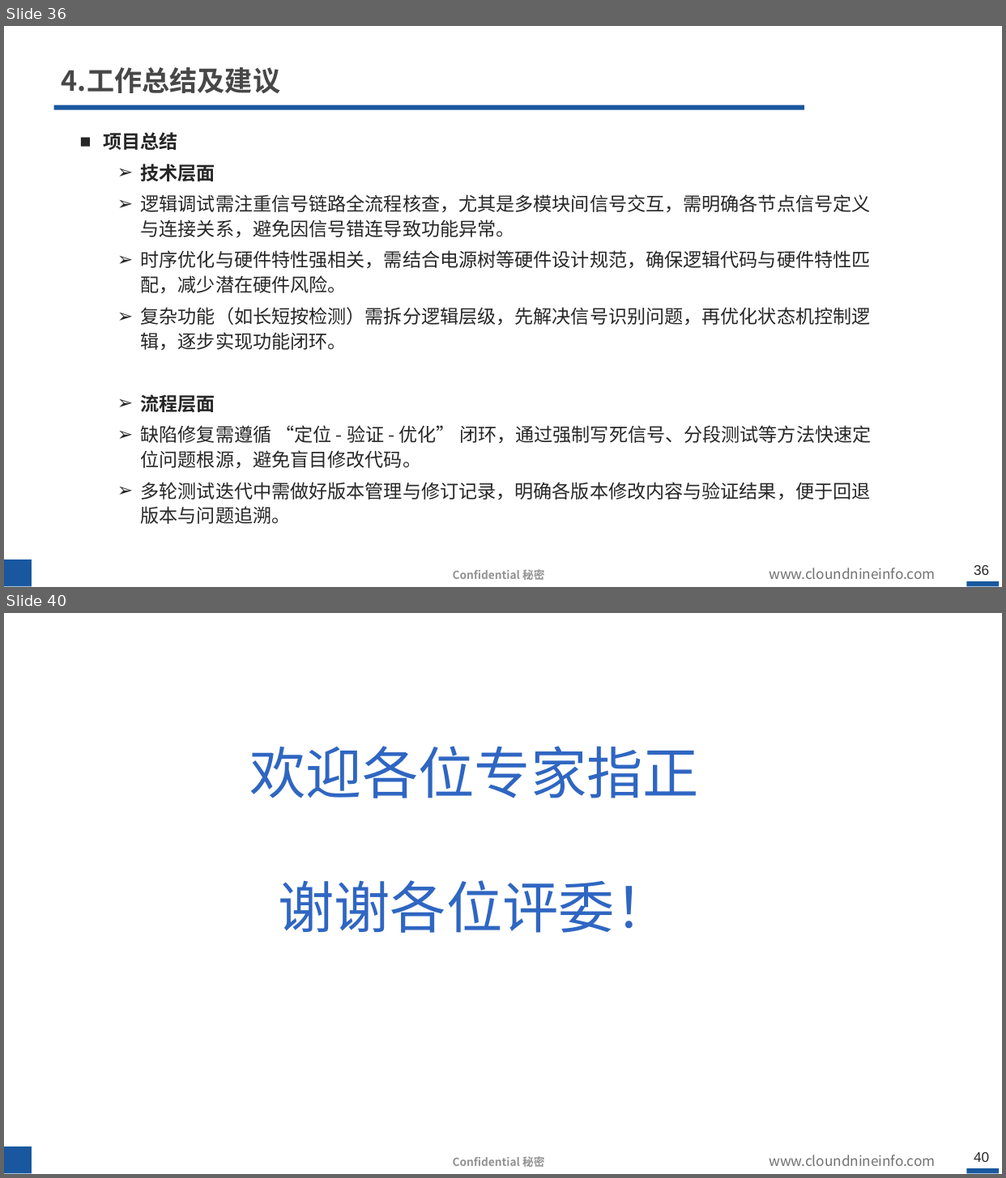
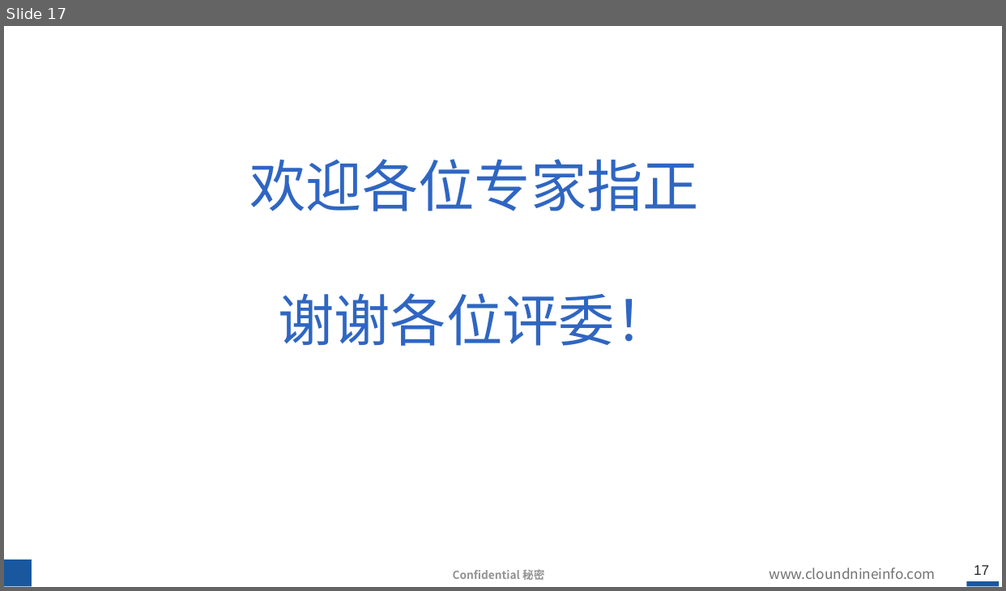
Before and after one commit to hahada-998/Tieta_code, a slide deck: 转正答辩.pptx. Shown one above the other, each under a label of ours: slides 36 and 40 before the commit, slide 17 after it; the slides between them are not shown. The pictures are 1006x1178 and 1006x591 pixels, drawn with LibreOffice and Linux fonts; fonts in the diff are those of the drawing; background and template pictures are left out. Boxes give left, top, right and bottom in pixels: in the first picture for what was removed or moved away, otherwise in the second. Text is boxed around its words. In the diff, an @@ line names an element or a change of style, - is before the commit and + after.

```diff
--- a/转正答辩.pptx
+++ b/转正答辩.pptx
@@ slide 36 removed at <box>4,26,1002,587</box>, background #FFFFFF; not listed: 5 template elements that a slide beside it also shows @@
@@ title removed at <box>62,67,280,94</box> @@
-4.工作总结及建议
@@ rectangle removed at <box>54,105,805,110</box> @@
@@ text removed at <box>103,132,871,524</box> @@
-■ 项目总结
-  ➢ 技术层面
-  ➢ 逻辑调试需注重信号链路全流程核查，尤其是多模块间信号交互，需明确各节点信号定义与连接关系，避免因信号错连导致功能异常。
-  ➢ 时序优化与硬件特性强相关，需结合电源树等硬件设计规范，确保逻辑代码与硬件特性匹配，减少潜在硬件风险。
-  ➢ 复杂功能（如长短按检测）需拆分逻辑层级，先解决信号识别问题，再优化状态机控制逻辑，逐步实现功能闭环。
-  ➢ 流程层面
-  ➢ 缺陷修复需遵循 “定位 - 验证 - 优化” 闭环，通过强制写死信号、分段测试等方法快速定位问题根源，避免盲目修改代码。
-  ➢ 多轮测试迭代中需做好版本管理与修订记录，明确各版本修改内容与验证结果，便于回退版本与问题追溯。
@@ what was slide 40 is now slide 17 @@
@@ page number at <box>974,565,989,575</box>: text changed @@
-40
+17
```
Also in this commit, not shown: 8 slides changed, 3 slides added, 25 other slides removed, 2 other files.
